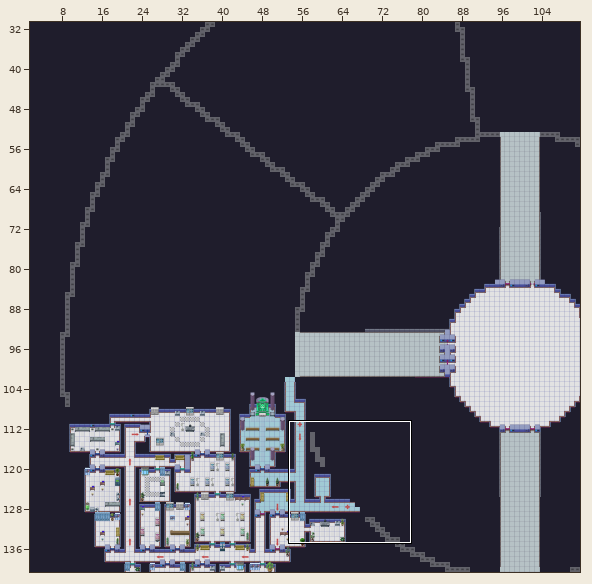
Two states of a Tiled map, gamedata/map/new_map.tmx. Above: a wide view before the commit, with the close-up outlined.
Close-up. First the earlier version:
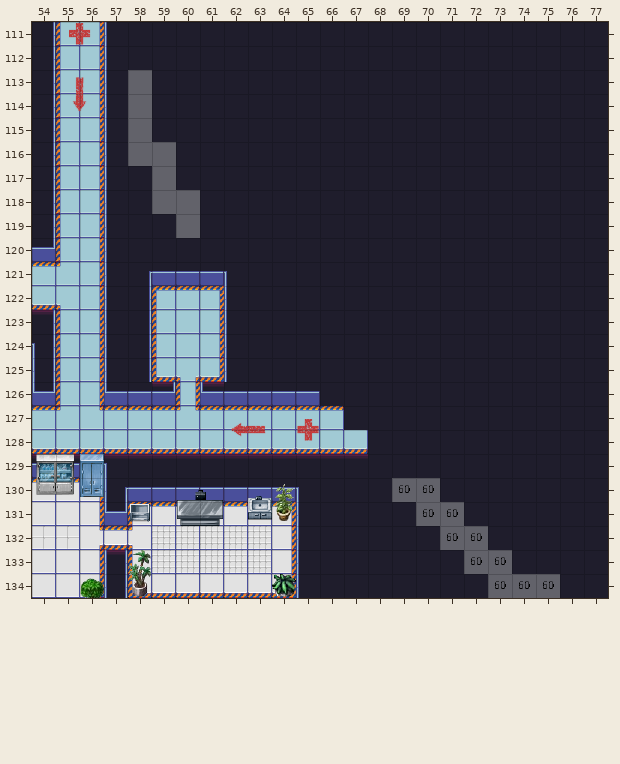
Cells are 32x32 px. Shown: x 54..77, y 111..134. The commit also changed other parts of the map, which this record leaves out. Tiles whose own drawing changed are shown in their newer look in all pictures.
And afterwards:
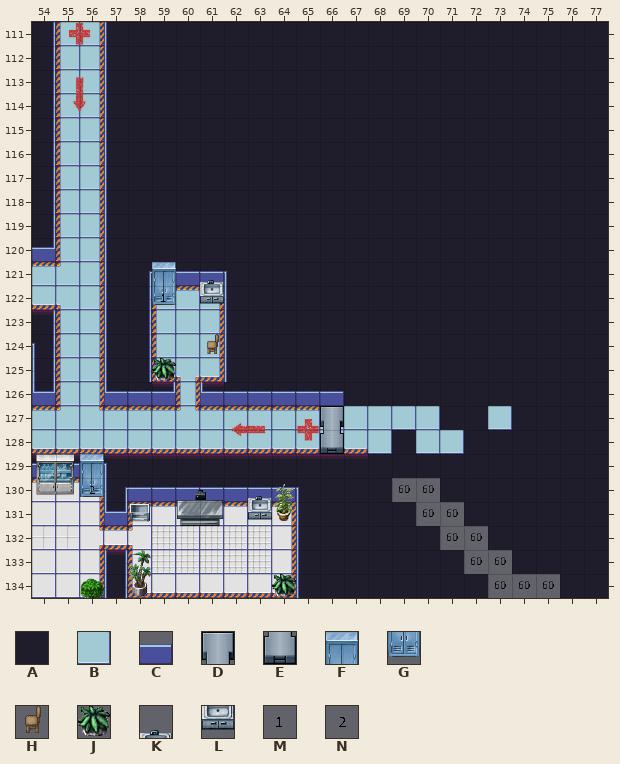
Key: from "TILES": A 2, B 61, C 116, D 216, E 256, F 280, G 300, H 371, J 1242, K 1427, L 1447; from "numbers": M 0, N 1.
_ is an empty cell.
Tiles of an added or newly shown layer are drawn over the layers below it.
Diff:
Layer "floor (это пол, по которому мы":
The edit adds tile A in rows 113 to 115 at x 58; in row 116 at x 58 to 59; in row 117 at x 59; in row 118 at x 59 to 60; in row 119 at x 60.
Tile A gives way to tile B in row 127 at x 67 to 70 and 73; in row 128 at x 68 and 70 to 71.
Layer "objects (непроходимыеб возможн":
The edit adds tile C in row 126 at x 66.
The edit adds tile D in row 127 at x 66.
The edit adds tile E in row 128 at x 66.
The edit adds tile G in row 122 at x 59.
The edit adds tile H in row 124 at x 61.
The edit adds tile J in row 125 at x 59.
The edit adds tile L in row 122 at x 61.
Layer "objects top (это верхние части":
The edit adds tile F in row 121 at x 59.
The edit adds tile K in row 121 at x 61.
Layer "numerical (not drawn at all)" (now shown):
The edit adds tile M in row 122 at x 59.
The edit adds tile N in row 130 at x 56.
